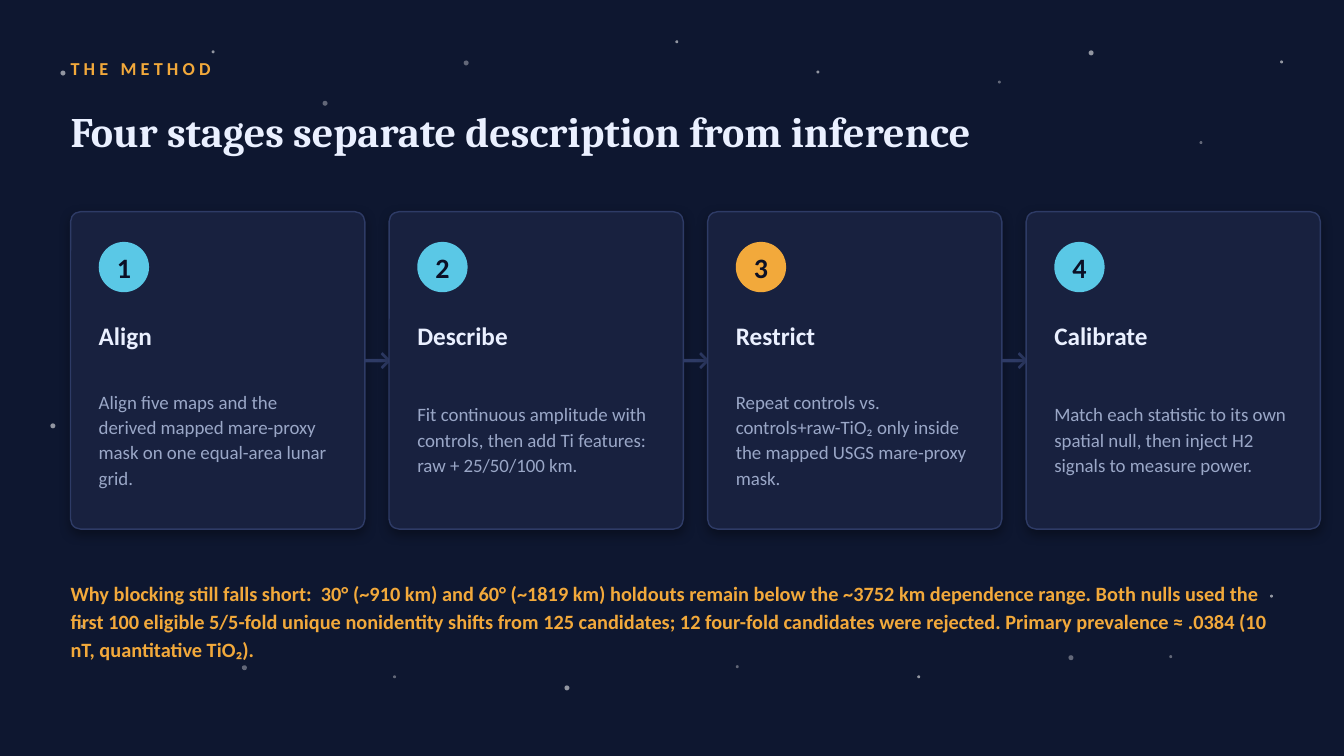
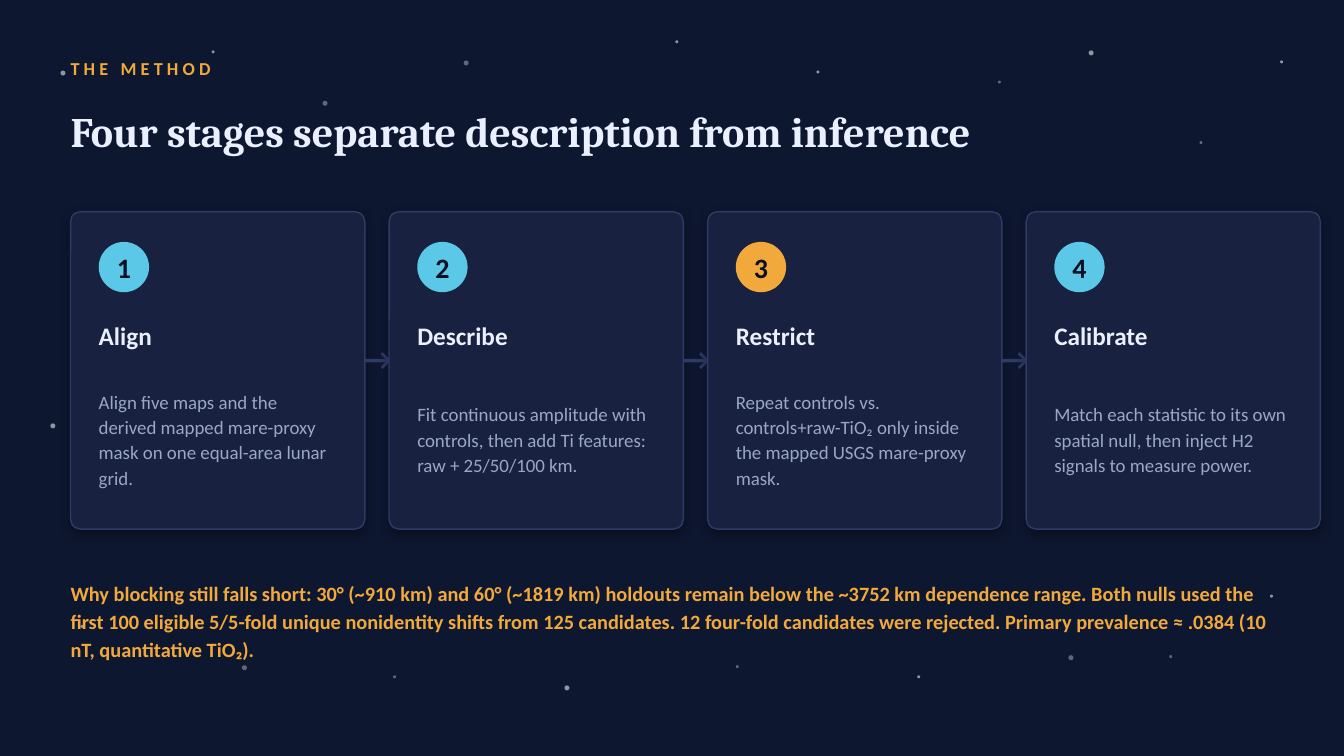
Before and after one commit to lemoon01110/Lunar-Titanium-Magnetism, a slide deck: slide 7 of Paper-and-Pitch/Pitch.pptx. Drawn at 1344x756 pixels with LibreOffice and Linux fonts; fonts in the diff are those of the drawing. Boxes give left, top, right and bottom in pixels: in the first picture for what was removed or moved away, otherwise in the second. Text is boxed around its words. In the diff, an @@ line names an element or a change of style, - is before the commit and + after.

```diff
--- a/Paper-and-Pitch/Pitch.pptx
+++ b/Paper-and-Pitch/Pitch.pptx
@@ text at (71,586,1266,661): text changed @@
-Why blocking still falls short: 30° (~910 km) and 60° (~1819 km) holdouts remain below the ~3752 km dependence range. Both nulls used the first 100 eligible 5/5-fold unique nonidentity shifts from 125 candidates; 12 four-fold candidates were rejected. Primary prevalence ≈ .0384 (10 nT, quantitative TiO₂).
+Why blocking still falls short: 30° (~910 km) and 60° (~1819 km) holdouts remain below the ~3752 km dependence range. Both nulls used the first 100 eligible 5/5-fold unique nonidentity shifts from 125 candidates. 12 four-fold candidates were rejected. Primary prevalence ≈ .0384 (10 nT, quantitative TiO₂).
```
Also in this commit, not shown: 9 other slides changed, 14 other files.
